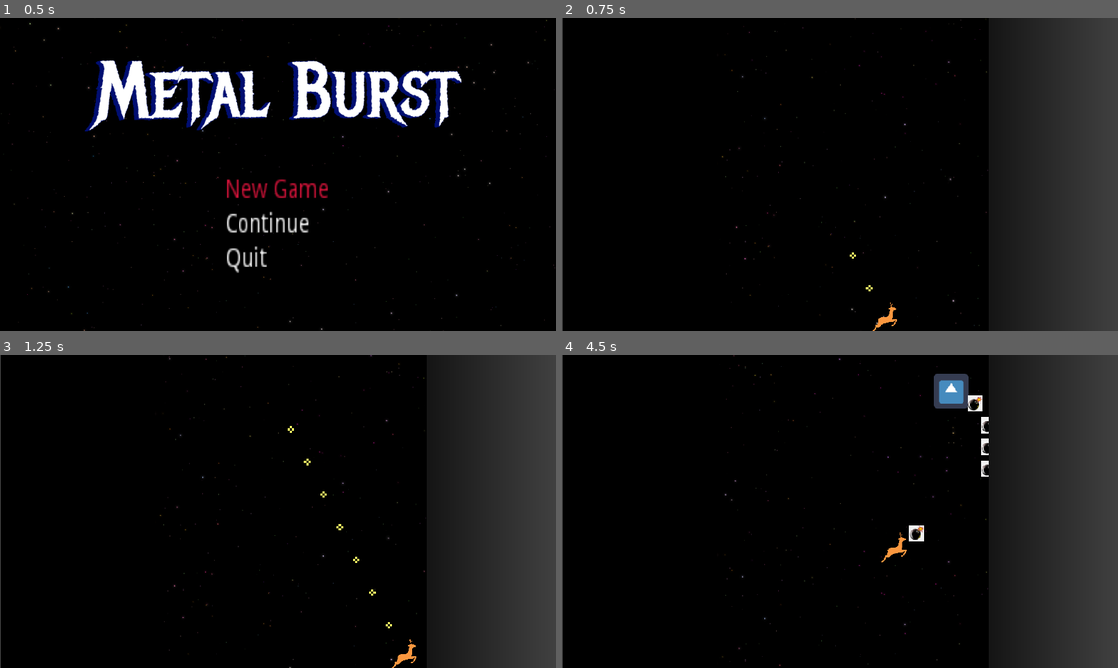
Above: before the commit, frames 1-4 (two rows, left to right).
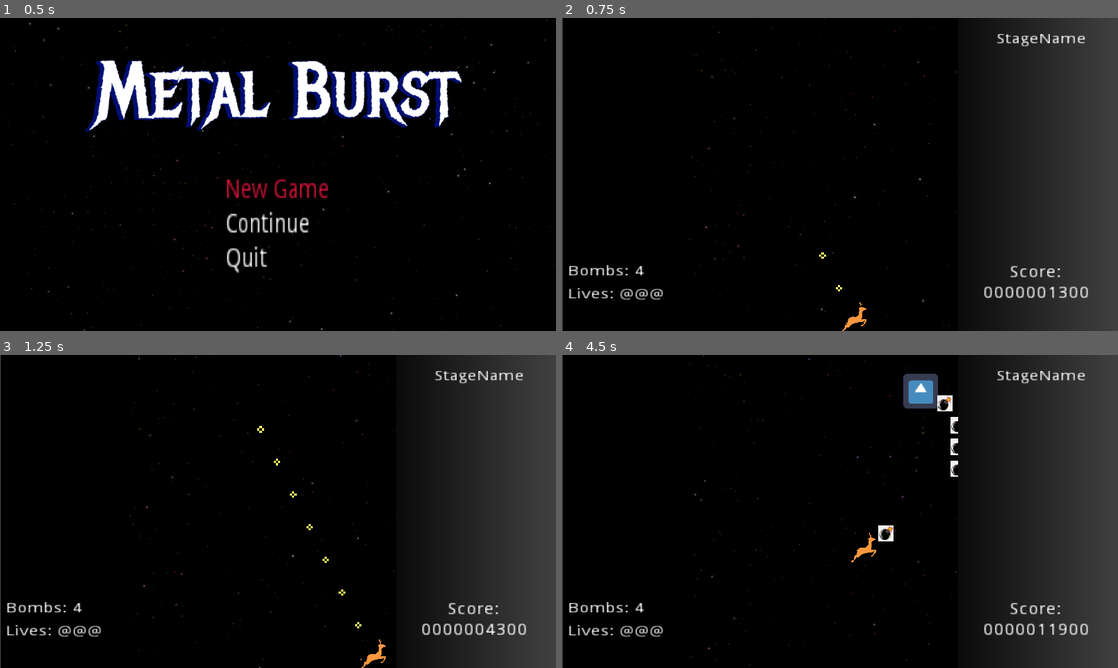
Above: after the commit, the same moments.

Repository: kyperbelt/MetalBurstPGJ
Game: Godot game, scene res://Screens/TitleScreen.tscn
Same seed, same stepped clock (60 frames per second), same inputs: the game is played once before the commit and once after it. The engine's default icon, where the game draws it, is replaced by a stand-in: a white triangle on a blue panel in a dark square.
Inputs (mouse positions are in pixels of both pictures, inside the frame that each line leads up to):
- Up to frame 1 (0.5 s): no input
- Up to frame 2 (0.75 s): tap Enter (ui_accept) at 0.5 s; move the mouse to (962, 158) at 0.52 s; hold D (move_right) from 0.53 s (still down); hold Space (fire) from 0.53 s (still down)
- Up to frame 3 (1.25 s): keep holding D (move_right); keep holding Space (fire); tap Enter (ui_accept) at 0.77 s
- Up to frame 4 (4.5 s): move the mouse to (728, 527) at 1.27 s; release D (move_right) at 1.28 s; release Space (fire) at 1.28 s; hold S (move_down) 1.28-2.03 s; tap Shift (move_slower) at 1.35 s; tap Enter (ui_accept) at 1.52, 3.02, 3.77 s; move the mouse to (895, 442) at 2.02 s; hold D (move_right) 2.03-2.78 s; hold X (player_bomb) 2.03-2.78 s; move the mouse to (812, 574) at 2.77 s; hold W (move_up) 2.78-3.53 s; tap Space (fire) at 2.85 s; move the mouse to (1006, 558) at 3.52 s; hold Shift (move_slower) 3.53-4.28 s; hold A (move_left) from 3.53 s (still down); move the mouse to (673, 464) at 4.27 s; tap X (player_bomb) at 4.35 s

Frame 1 is identical in both runs. In frame 2, 1.7% of the frame differs, in the area x 1-95%, y 0-100%; in frame 3, 1.8%; in frame 4, 3.5%.

Commit message:
added basic info ui overlay that keeps track of hp

Diff:
--- a/MetalBurstGame/Globals.gd
+++ b/MetalBurstGame/Globals.gd
@@ -7,9 +7,31 @@
 var margin = 80
 var player_bullet_image
 
+var _Player = preload("res://Objects/Player.tscn");
+var _player = null
+
 # Called when the node enters the scene tree for the first time.
 func _enter_tree():
-	var screen_size = OS.get_screen_size(0)
+	screen_size = OS.get_screen_size(0)
 	var window_size = OS.get_window_size()
 	OS.set_window_position(screen_size*0.5 - window_size*0.5)
 	player_bullet_image = preload("res://placeholder_assets/bullet.png")
+
+
+func get_player():
+	if(_player == null):
+		_player = _Player.instance()
+		print("new player created")
+	print("player returned from globals")
+	return _player
+
+func delete_player():
+	print("player deleted")
+	_player = null
+
+
+func repeat_string(s:String,times:int)->String:
+	var s2 = ""
+	for _i in range(times):
+		s2+=s
+	return s2
--- a/MetalBurstGame/Objects/Player.gd
+++ b/MetalBurstGame/Objects/Player.gd
@@ -7,8 +7,6 @@
 	PLAYER_BOMB = 2
 
 }
-
-signal player_hit
 
 const RELOAD_TIME = 0.1
 
@@ -28,6 +26,18 @@
 var bomb_cooldown = 0.2
 var firing = false
 var bombing = false
+
+var invulnerable : bool = false
+
+signal player_hit
+
+#######################
+var score: int = 0
+var lives: int = 3
+#percentage of energy for bomb 0 - 1
+var bomb_percentage:float=1.0
+#the cost of the bomb in energy percentage
+export(float,.01,1.0) var bomb_cost:float=.25
 
 # Called when the node enters the scene tree for the first time.
 func _ready():
@@ -87,12 +97,13 @@
 
 func hit(object):
 	print("player is hit by =%s" % object.name)
-	var _ok = get_tree().change_scene("res://Screens/GameOverScreen.tscn")
+	lives-=1
+	emit_signal("player_hit")
 
 
 
-func start(pos):
-	position = pos
+func start(_pos):
+	position = _pos
 	$Collisionshape2D.disabled = false
 
 func shoot():
--- a/MetalBurstGame/Objects/Projectile.gd
+++ b/MetalBurstGame/Objects/Projectile.gd
@@ -8,11 +8,11 @@
 	var direction
 	var parent
 
-	func _init(pos, speed, direction):
-		self.set_position(pos)
-		self.pos = pos
-		self.speed = speed
-		self.direction = direction
+	func _init(_pos, _speed, _direction):
+		self.set_position(_pos)
+		self.pos = _pos
+		self.speed = _speed
+		self.direction = _direction
 
 	func _ready():
 		self.parent = get_parent()
@@ -49,7 +49,7 @@
 
 func _ready():
 	# print_tree_pretty()
-	$PlayerBulletArea.connect("area_entered", self, "hit")
+	var _result = $PlayerBulletArea.connect("area_entered", self, "hit")
 	#$Collisionshape2D.disabled = false
 
 func hit(object):
@@ -57,7 +57,7 @@
 	if object.name == 'EnemyArea':
 		queue_free()
 
-func _on_PlayerBulletArea_area_entered(area):
+func _on_PlayerBulletArea_area_entered(_area):
 	# pass # Replace with function body.
 	#var node = get_node("Projectile/PlayerBulletArea")
 	##var node = area.get_parent()
--- a/MetalBurstGame/Objects/Projectiles.gd
+++ b/MetalBurstGame/Objects/Projectiles.gd
@@ -25,7 +25,7 @@
 
 func _ready():
 	# print_tree_pretty()
-	$ProjectilesArea.connect("area_entered", self, "hit")
+	var _result = $ProjectilesArea.connect("area_entered", self, "hit")
 	# $Collisionshape2D.disabled = false
 
 func _process(delta):
--- /dev/null
+++ b/MetalBurstGame/Screens/InformationDisplay.gd
@@ -0,0 +1,56 @@
+extends Control
+
+class_name InformationDisplay
+
+# Called when the node enters the scene tree for the first time.
+func _ready():
+	#placeholder signal connection :::
+	# we want to connect the singals from individual components
+	# later, like the bomb energy progress bar - boss hp ect
+	var _ok = connect("lives_changed",self,"update_lives")
+	_ok = connect("score_changed",self,"update_score")
+	_ok = connect("bombs_changed",self,"update_bombs")
+	pass
+
+signal lives_changed
+signal score_changed
+signal bombs_changed
+signal stage_name_changed
+
+func set_lives(lives:int,increment=true):
+	emit_signal("lives_changed",lives,increment)
+	print("lives set "+str(lives))
+	pass
+
+func set_score(score:int,increment=true):
+	emit_signal("score_changed",score,increment)
+	pass
+
+func set_bombs(bombs:int,increment=true):
+	emit_signal("bombs_changed",bombs,increment)
+	pass
+
+func set_stage_name(name:String):
+	emit_signal("stage_name_changed",name)
+	pass
+
+
+##################################
+# for now since we are using the labels as placeholder
+# we we will attach the signals to methods in here.
+# Later we will switch to progress bars and having
+# individual scripts for each component that react to
+# the signals.
+##################################
+
+func update_lives(lives,increment):
+	$LivesContainer/Lives.set_text(str(lives) if lives <= 0 else Globals.repeat_string("@",lives))
+
+func update_score(score,_increment):
+	$ScoreContainer/Score.set_text("%010d" % score)
+
+func update_bombs(bombs,increment):
+	$BombContainer/Bombs.set_text(str(bombs))
+
+func update_name(name):
+	$StageName.set_text(name)
--- /dev/null
+++ b/MetalBurstGame/Screens/InformationDisplay.tscn
@@ -0,0 +1,91 @@
+[gd_scene load_steps=2 format=2]
+
+[ext_resource path="res://Screens/InformationDisplay.gd" type="Script" id=1]
+
+[node name="InformationDisplay" type="Control"]
+anchor_right = 1.0
+anchor_bottom = 1.0
+script = ExtResource( 1 )
+__meta__ = {
+"_edit_use_anchors_": false
+}
+
+[node name="LivesContainer" type="HBoxContainer" parent="."]
+margin_left = 10.9388
+margin_top = 475.058
+margin_right = 59.9388
+margin_bottom = 515.058
+rect_scale = Vector2( 2.3, 1.8 )
+__meta__ = {
+"_edit_use_anchors_": false
+}
+
+[node name="LivesLabel" type="Label" parent="LivesContainer"]
+margin_top = 12.0
+margin_right = 37.0
+margin_bottom = 26.0
+text = "Lives:"
+
+[node name="Lives" type="Label" parent="LivesContainer"]
+margin_left = 41.0
+margin_top = 12.0
+margin_right = 77.0
+margin_bottom = 26.0
+text = "@@@"
+
+[node name="ScoreContainer" type="VBoxContainer" parent="."]
+margin_left = 775.084
+margin_top = 454.144
+margin_right = 855.084
+margin_bottom = 486.144
+rect_scale = Vector2( 2.45617, 2.11416 )
+alignment = 1
+__meta__ = {
+"_edit_use_anchors_": false
+}
+
+[node name="ScoreLabel" type="Label" parent="ScoreContainer"]
+margin_right = 80.0
+margin_bottom = 14.0
+text = "Score:"
+align = 1
+
+[node name="Score" type="Label" parent="ScoreContainer"]
+margin_top = 18.0
+margin_right = 80.0
+margin_bottom = 32.0
+text = "0000000000"
+
+[node name="BombContainer" type="HBoxContainer" parent="."]
+margin_left = 10.9388
+margin_top = 430.744
+margin_right = 71.9388
+margin_bottom = 470.744
+rect_scale = Vector2( 2.3, 1.8 )
+__meta__ = {
+"_edit_use_anchors_": false
+}
+
+[node name="BombLabel" type="Label" parent="BombContainer"]
+margin_top = 13.0
+margin_right = 49.0
+margin_bottom = 27.0
+text = "Bombs:"
+
+[node name="Bombs" type="Label" parent="BombContainer"]
+margin_left = 53.0
+margin_top = 13.0
+margin_right = 61.0
+margin_bottom = 27.0
+text = "0"
+
+[node name="StageName" type="Label" parent="."]
+margin_left = 800.477
+margin_top = 27.0
+margin_right = 872.477
+margin_bottom = 41.0
+rect_scale = Vector2( 2.3, 1.8 )
+text = "StageName"
+__meta__ = {
+"_edit_use_anchors_": false
+}
--- a/MetalBurstGame/Screens/TitleScreen.gd
+++ b/MetalBurstGame/Screens/TitleScreen.gd
@@ -8,6 +8,7 @@
 
 # Called when the node enters the scene tree for the first time.
 func _ready():
+	Globals.delete_player()
 	get_tree().paused = false#just in case the game was paused
 	pass # Replace with function body.
 
--- a/MetalBurstGame/Stages/TestStage.tscn
+++ b/MetalBurstGame/Stages/TestStage.tscn
@@ -1,9 +1,10 @@
-[gd_scene load_steps=7 format=2]
+[gd_scene load_steps=8 format=2]
 
 [ext_resource path="res://systems/Level.tscn" type="PackedScene" id=1]
 [ext_resource path="res://Objects/Enemy.tscn" type="PackedScene" id=2]
 [ext_resource path="res://backgrounds/SpaceBackground.tscn" type="PackedScene" id=3]
 [ext_resource path="res://placeholder_assets/audio/metal_burst-01.wav" type="AudioStream" id=4]
+[ext_resource path="res://Screens/InformationDisplay.tscn" type="PackedScene" id=5]
 
 [sub_resource type="Gradient" id=1]
 offsets = PoolRealArray( 0.324921, 1 )
@@ -46,5 +47,7 @@
 [node name="LevelOneAudioStreamPlayer" type="AudioStreamPlayer" parent="Level"]
 stream = ExtResource( 4 )
 bus = "LevelOneBus"
+
+[node name="InformationDisplay" parent="Level" instance=ExtResource( 5 )]
 [connection signal="tree_entered" from="Level" to="Level" method="_on_Level_tree_entered"]
 [connection signal="tree_exited" from="Level" to="Level" method="_on_Level_tree_exited"]
--- a/MetalBurstGame/project.godot
+++ b/MetalBurstGame/project.godot
@@ -8,9 +8,14 @@
 
 config_version=4
 
-_global_script_classes=[  ]
+_global_script_classes=[ {
+"base": "Control",
+"class": "InformationDisplay",
+"language": "GDScript",
+"path": "res://Screens/InformationDisplay.gd"
+} ]
 _global_script_class_icons={
-
+"InformationDisplay": ""
 }
 
 [application]
--- a/MetalBurstGame/systems/BackgroundLayer.gd
+++ b/MetalBurstGame/systems/BackgroundLayer.gd
@@ -36,7 +36,7 @@
 	pass
 
 
-func _process(delta):
+func _process(_delta):
 	pass
 
 func scroll(hscroll : float,vscroll : float):
--- a/MetalBurstGame/systems/Engine.gd
+++ b/MetalBurstGame/systems/Engine.gd
@@ -13,21 +13,40 @@
 
 const Background = preload("res://systems/ScrollingBackground.gd")
 const Projectile = preload("res://Objects/Projectile.gd")
+const InformationDisplay = preload("res://Screens/InformationDisplay.gd")
 
 #player
-onready var player = get_node("PlayerLayer/Player");
-
+var player = null
+var informationDisplay : InformationDisplay = null
 func _ready():
+	player = Globals.get_player()
+	player.connect("player_hit",self,"player_hit")
+	$PlayerLayer.add_child(player)
 	set_process(true)
 
+func set_info_display(info_display):
+	informationDisplay = info_display
+	informationDisplay.set_lives(player.lives)
+	informationDisplay.set_score(player.score)
+	informationDisplay.set_bombs(floor(player.bomb_percentage / player.bomb_cost))
 
 func _process(delta):
 	elapsed+=delta
+
+	# just increment the score every 2 seconds for a whole second
+	# while testing.
+	if(int(elapsed) % 2 == 0):
+		player.score+=100
+		informationDisplay.set_score(player.score,true)
+
 	if(Input.is_action_just_pressed(("pause"))):
 		get_node(PauseScreen).show()
 		get_tree().paused = true
 	if(elapsed>=max_duration):
 		elapsed=0
+		#remove player so that it doesnt get freed
+		player.get_parent().remove_child(player) #=================?????
+
 		var code = get_tree().change_scene("res://Screens/GameOverScreen.tscn")
 		if(code != OK):
 			print("failed to change to gameover screen")
@@ -67,3 +86,12 @@
 		print("player pos set")
 		player.play_area_width = play_area_width;
 		player.play_area_height = play_area_height;
+
+
+func player_hit():
+	if(player.lives <= 0):
+		player.get_parent().remove_child(player)
+		var _ok = get_tree().change_scene("res://Screens/GameOverScreen.tscn")
+	else:
+		informationDisplay.set_lives(player.lives,false)
+	pass
--- a/MetalBurstGame/systems/Engine.tscn
+++ b/MetalBurstGame/systems/Engine.tscn
@@ -1,7 +1,6 @@
-[gd_scene load_steps=4 format=2]
+[gd_scene load_steps=3 format=2]
 
 [ext_resource path="res://systems/Engine.gd" type="Script" id=1]
-[ext_resource path="res://Objects/Player.tscn" type="PackedScene" id=2]
 [ext_resource path="res://Objects/Projectiles.tscn" type="PackedScene" id=3]
 
 [node name="Engine" type="Node"]
@@ -13,8 +12,6 @@
 
 [node name="PlayerLayer" type="Node" parent="."]
 
-[node name="Player" parent="PlayerLayer" instance=ExtResource( 2 )]
-
 [node name="EffectLayer" type="Node" parent="."]
 
 [node name="BulletLayer" type="Node" parent="."]
--- a/MetalBurstGame/systems/Level.gd
+++ b/MetalBurstGame/systems/Level.gd
@@ -9,7 +9,7 @@
 func _ready():
 	$Container/PlayArea.update_size($Container.rect_size.x,$Container.rect_size.y)
 	$Container/PlayArea/Engine.pre_process_entities()
-	pass # Replace with function body.
+	$Container/PlayArea/Engine.set_info_display(get_node("InformationDisplay"))
 
 
 
--- a/MetalBurstGame/systems/Level.tscn
+++ b/MetalBurstGame/systems/Level.tscn
@@ -19,9 +19,9 @@
 [node name="Container" type="ViewportContainer" parent="."]
 anchor_right = 1.0
 anchor_bottom = 0.97
-margin_left = 285.932
-margin_right = -249.068
-margin_bottom = -0.179993
+margin_left = 230.0
+margin_right = -290.0
+margin_bottom = 20.19
 __meta__ = {
 "_edit_use_anchors_": false
 }
